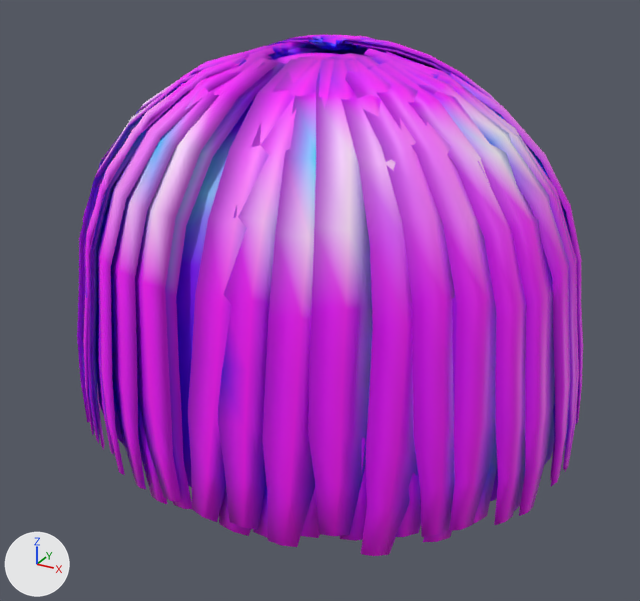
Renders of the glTF model assets/models/hair/bob.glb from each side of a commit.
Both versions are drawn from a 50 mm camera at (0.729, -1.346, 1.029) aimed at (0.044, -0.1, 0.405). Every picture has the same lights, and +X, +Y and +Z are marked at lower left. The first picture is the older version. Vertices at exactly the same position are counted once.

Names of what the first picture shows: 'bob'.
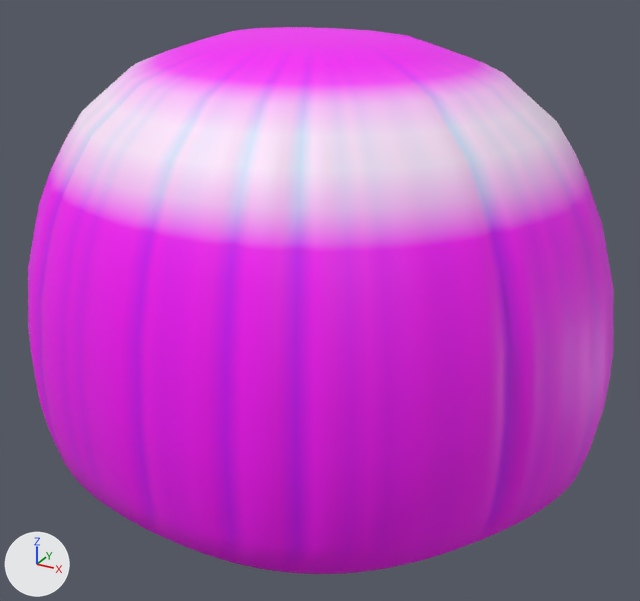
Where the change shows, as pixel boxes [x1, y1, x2, y2] in the pictures (640 x 601 px):
'bob', reshaped (16% wider)
    before: [77, 34, 583, 556]
    after: [28, 27, 613, 574]
part 1 of me_bob, rebuilt (mostly hidden before)
    before: [96, 53, 554, 501]
    after: [28, 27, 613, 574]
part 2 of me_bob, deleted (pink)
    before: [77, 34, 583, 556]

The edits, one by one:
me_bob is used by ob_bob; location (0.0, 0.0, 0.0).
me_bob had 4002 vertices, 7632 faces and spanned x -0.482..0.481, y -0.415..0.353, z 0.111..0.838.
me_bob now has 3434 vertices, 6732 faces and spans x -0.519..0.528, y -0.523..0.358, z 0.121..0.854.
me_bob part 1: the loose piece of 506 vertices spanning x -0.454..0.454, y -0.392..0.206, z 0.165..0.81 is rebuilt with 3433 vertices and now spans x -0.519..0.528, y -0.523..0.358, z 0.121..0.85.
me_bob part 2: 92 loose pieces with 3496 vertices, spanning x -0.482..0.481, y -0.415..0.353, z 0.111..0.838, are deleted.
Other edits to the shape of me_bob do not show in these pictures.
